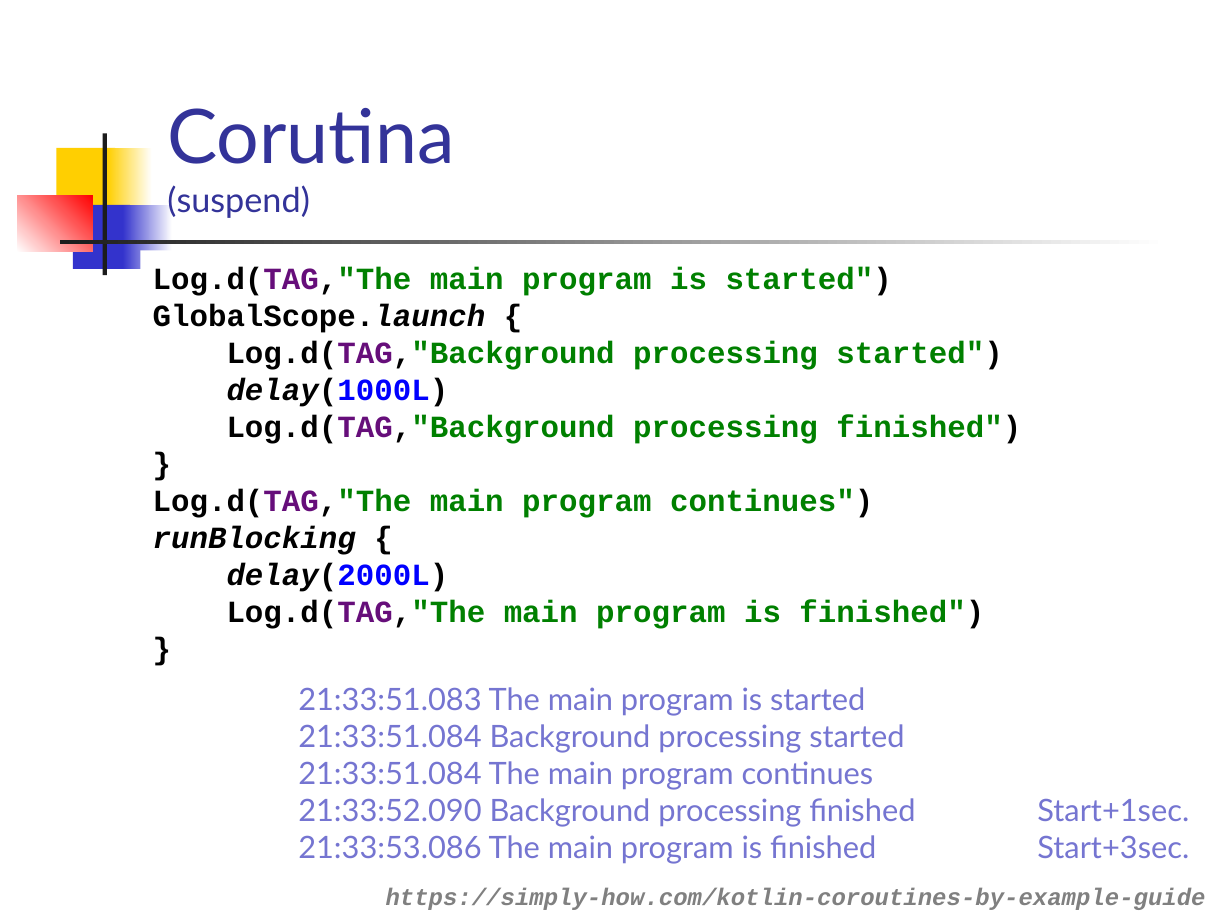
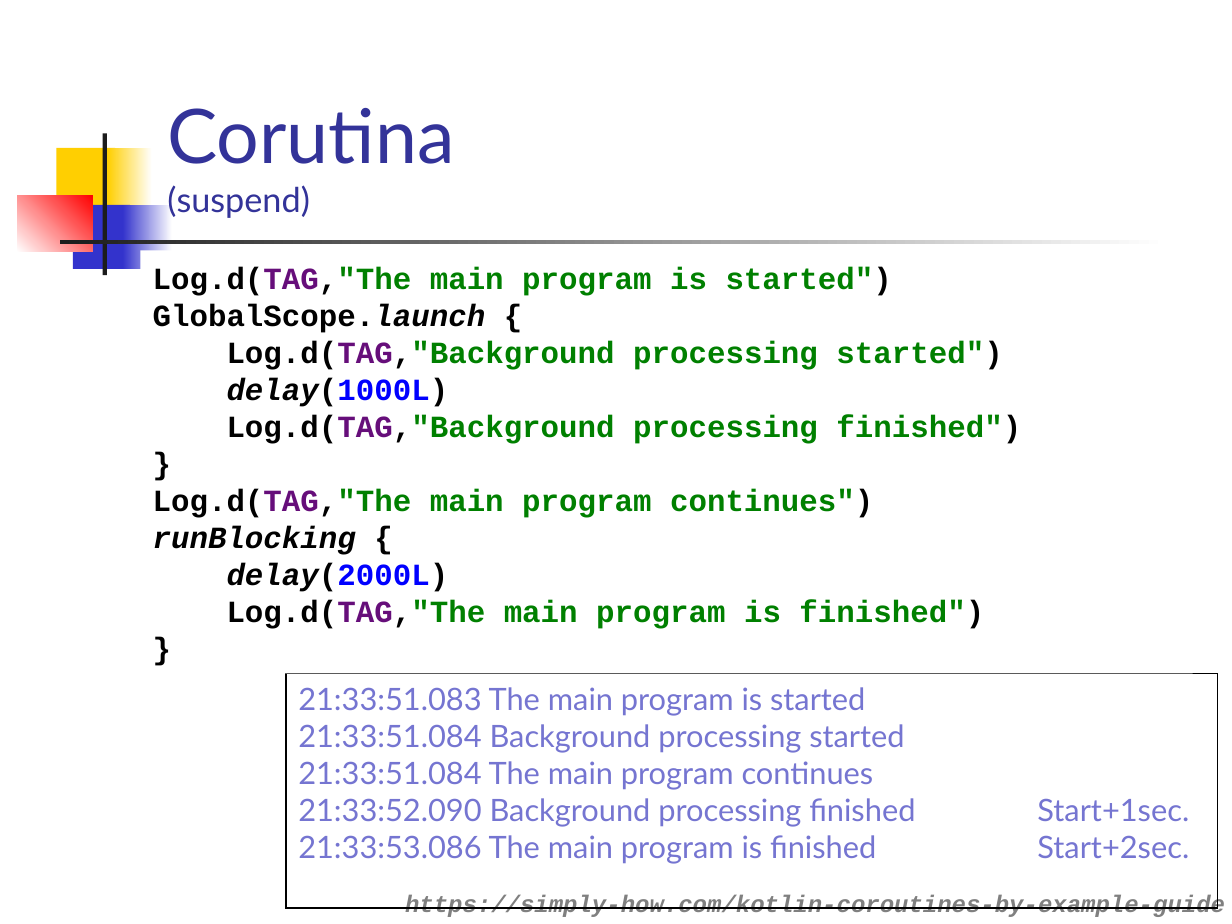
Before and after one commit to vmandro/Prednasky, a slide deck: slide 13 of 09/09_Async.ppt (slide 9 before the commit). Drawn at 1232x924 pixels with LibreOffice and Linux fonts; fonts in the diff are those of the drawing. Boxes give left, top, right and bottom in pixels: in the first picture for what was removed or moved away, otherwise in the second. Text is boxed around its words. In the diff, an @@ line names an element or a change of style, - is before the commit and + after.

```diff
--- a/09/09_Async.ppt
+++ b/09/09_Async.ppt
@@ rectangle "21:33:51.083 The main program is ..." resized from (x1=298, y1=687, x2=1189, y2=864) to (x1=286, y1=674, x2=1217, y2=908) @@
@@ rectangle "21:33:51.083 The main program is ..." at (x1=286, y1=674, x2=1217, y2=908): outline none to #000000 0.74 pt @@
@@ text in rectangle at (x1=298, y1=799, x2=1189, y2=864): text changed @@
-21:33:53.086 The main program is finished Start+3sec.
+21:33:53.086 The main program is finished Start+2sec.
@@ text "https://simply-how.com/kotlin-coroutines-by-example-guide" moved from (x1=386, y1=888, x2=1206, y2=910) to (x1=405, y1=895, x2=1225, y2=917) @@
```
Also in this commit, not shown: 11 other slides changed, 4 slides added, 1 other file.
